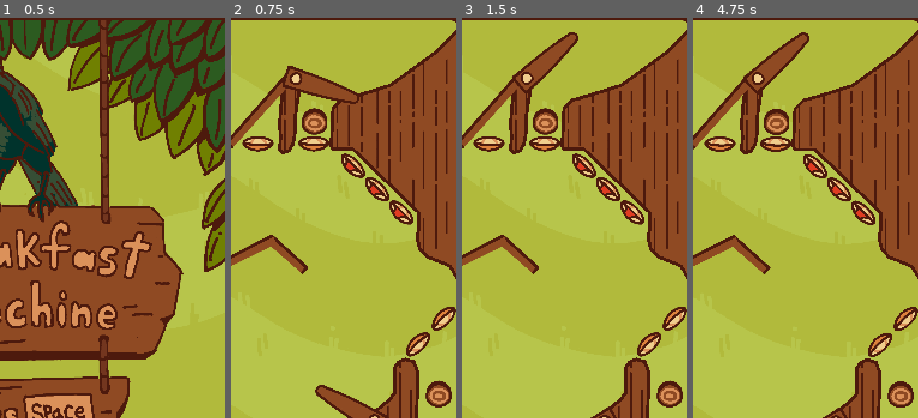
Above: before the commit, frames 1-4 (left to right).
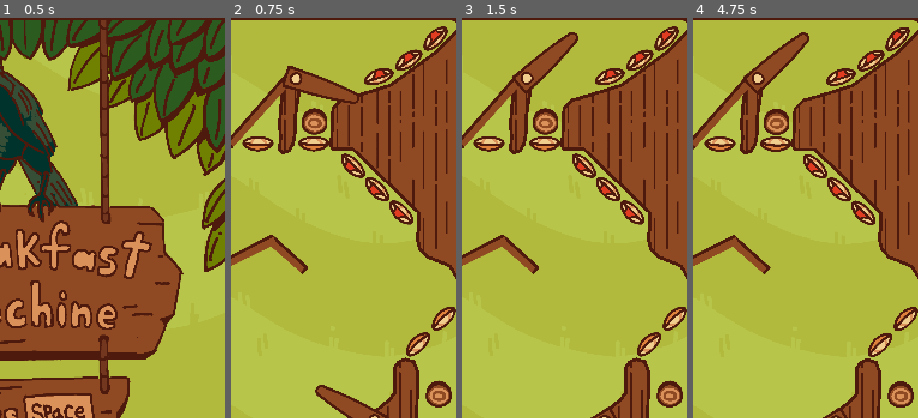
Above: after the commit, the same moments.

Repository: Lilacqualia/gjtnp-gjenp
Game: Godot game, scene res://scenes/conductor.tscn
Two runs of this game, one before a commit and one after it. Both use one fixed random seed, a clock stepped at 60 frames per second and the inputs below.
Inputs:
- Up to frame 1 (0.5 s): no input
- Up to frame 2 (0.75 s): tap Enter at 0.5 s; hold D (Right Flipper) from 0.53 s (still down); hold Space (Start Game) from 0.53 s (still down)
- Up to frame 3 (1.5 s): release D (Right Flipper) at 1.28 s; release Space (Start Game) at 1.28 s; hold A (Left Flipper) from 1.28 s (still down); tap Space (Start Game) at 1.35 s
- Up to frame 4 (4.75 s): tap Space (Start Game) at 2, 2.85, 3.5, 4.35 s; release A (Left Flipper) at 2.03 s; hold Space (Start Game) 2.03-2.78 s; hold D (Right Flipper) 2.03-3.53 s; hold Space (Start Game) 3.53-4.28 s; hold A (Left Flipper) from 3.53 s (still down)
The pictures show only the part of the screen within x 44-94%, y 13-63%; the shares and areas given below are measured in that part.

Frame 1 is identical in both runs. In frame 2, 1.3% of the frame differs, in the area x 59-97%, y 2-17%; in frame 3, 1.3%; in frame 4, 1.3%.
Error after the commit: Invalid assignment of property or key 'wait_time' with value of type 'float' on a base object of type 'null instance'. (res://scripts/drop_target_group.gd:17)

Commit message:
Missing target group restored.

Diff:
--- a/src/scenes/table_forest.tscn
+++ b/src/scenes/table_forest.tscn
@@ -6,6 +6,7 @@
 [ext_resource type="PackedScene" uid="uid://d2ldm28a03gur" path="res://scenes/drop_target.tscn" id="5_3pj8s"]
 [ext_resource type="PackedScene" uid="uid://c1cyr6lkjjkbe" path="res://scenes/drop_target_group.tscn" id="5_r5rc4"]
 [ext_resource type="PackedScene" uid="uid://cnifj1cn6gkee" path="res://scenes/wall.tscn" id="7_ehd0t"]
+[ext_resource type="Script" uid="uid://cwc8gettcu2ey" path="res://scripts/drop_target_group.gd" id="9_ijlaf"]
 [ext_resource type="PackedScene" uid="uid://di4kjbwd6stcp" path="res://scenes/spinner.tscn" id="9_o62vd"]
 [ext_resource type="PackedScene" uid="uid://cw0cq4b4yu3jn" path="res://scenes/round_bumper.tscn" id="9_r5rc4"]
 [ext_resource type="Script" uid="uid://cygppix3bywqj" path="res://scripts/goal_area.gd" id="10_kfj14"]
@@ -191,6 +192,29 @@
 position = Vector2(290, 51)
 value = 5
 
+[node name="DropTargetGroup2" type="Node2D" parent="ScrollableElements/Stage1/SideLog" unique_id=640150116]
+position = Vector2(-50, 702)
+script = ExtResource("9_ijlaf")
+metadata/_custom_type_script = "uid://cwc8gettcu2ey"
+
+[node name="DropTarget10" parent="ScrollableElements/Stage1/SideLog/DropTargetGroup2" unique_id=910012220 instance=ExtResource("5_3pj8s")]
+position = Vector2(553.00006, -777.00006)
+rotation = 2.3561945
+scale = Vector2(0.99999994, 0.99999994)
+value = 5
+
+[node name="DropTarget11" parent="ScrollableElements/Stage1/SideLog/DropTargetGroup2" unique_id=146894196 instance=ExtResource("5_3pj8s")]
+position = Vector2(485, -731.00006)
+rotation = 2.8064895
+scale = Vector2(0.99999994, 0.99999994)
+value = 5
+
+[node name="DropTarget12" parent="ScrollableElements/Stage1/SideLog/DropTargetGroup2" unique_id=960655139 instance=ExtResource("5_3pj8s")]
+position = Vector2(521, -751)
+rotation = 2.5446901
+scale = Vector2(0.99999994, 0.99999994)
+value = 5
+
 [node name="BumperCluster" type="Node2D" parent="ScrollableElements/Stage1" unique_id=1672020467]
 position = Vector2(50, -609)
 
